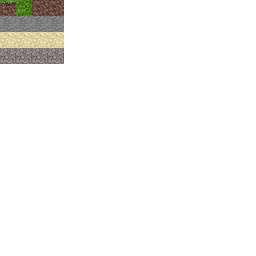
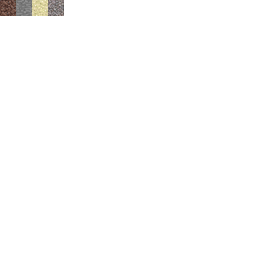
Layer changes from the first 256 × 256 image to the second:
painted on "ZIslg-RuFkt2ZpYtqj7aIx6Vpe3emvhn3K9x7WK0i_8 copy 4" over <box>0,0,64,64</box>
removed layer "52ae1d1a17f72c634f8b15549ed3959c copy 2" over <box>0,32,64,48</box>
removed layer "e9904cdb30314092a60f1ec18711bbbf copy 6" over <box>0,2,64,32</box>
removed layer "Layer 1" over <box>0,0,64,16</box>
